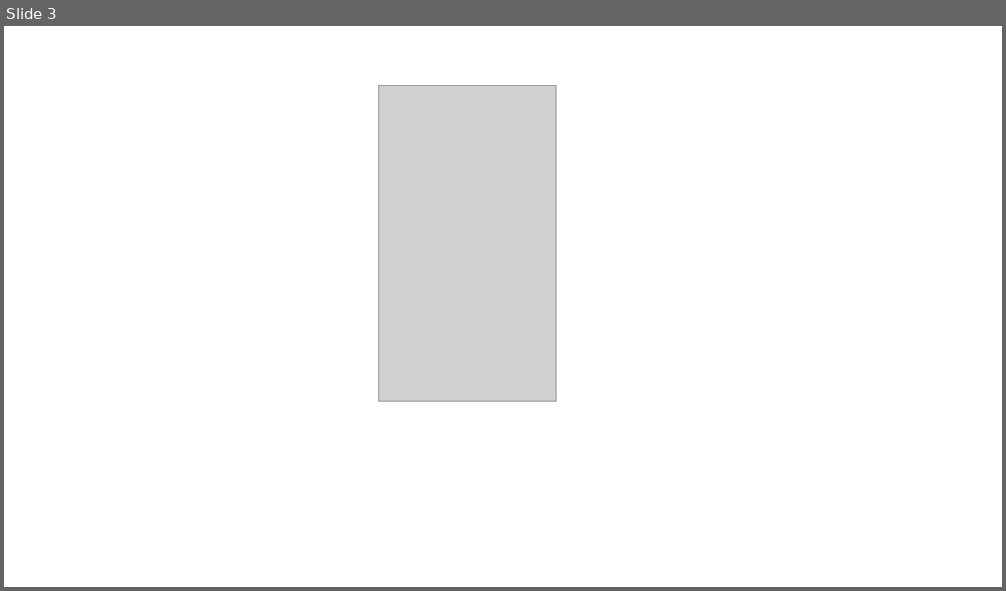
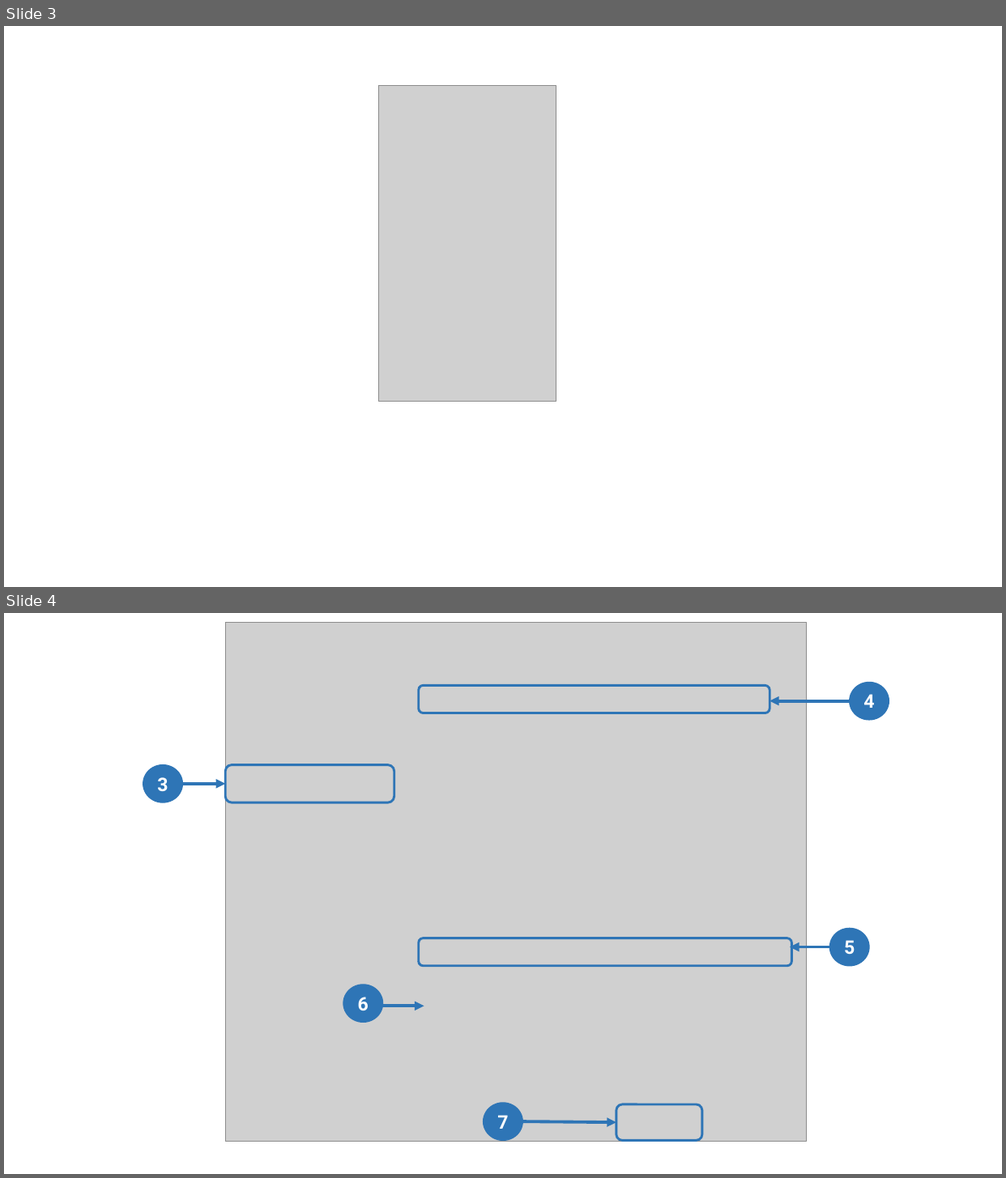
Before and after one commit to isp-javeriana/JornadasEpiBogota2025, a slide deck: img/edicion_imagenes.pptx. Shown one above the other, each under a label of ours: slide 3 before the commit, slides 3 and 4 after it. The pictures are 1006x591 and 1006x1178 pixels, drawn with LibreOffice and Linux fonts; fonts in the diff are those of the drawing; grey boxes stand for pictures. Boxes give left, top, right and bottom in pixels: in the first picture for what was removed or moved away, otherwise in the second. Text is boxed around its words. In the diff, an @@ line names an element or a change of style, - is before the commit and + after.

```diff
--- a/img/edicion_imagenes.pptx
+++ b/img/edicion_imagenes.pptx
@@ slide 4 added at (x1=4, y1=613, x2=1002, y2=1174), background #FFFFFF @@
@@ group added at (x1=143, y1=623, x2=889, y2=1142): 5 ellipses, 5 arrows, 4 rounded rectangles, 1 picture @@
+3
+4
+6
+5
+7
```
Also in this commit, not shown: 6 other slides added, 10 other files.
